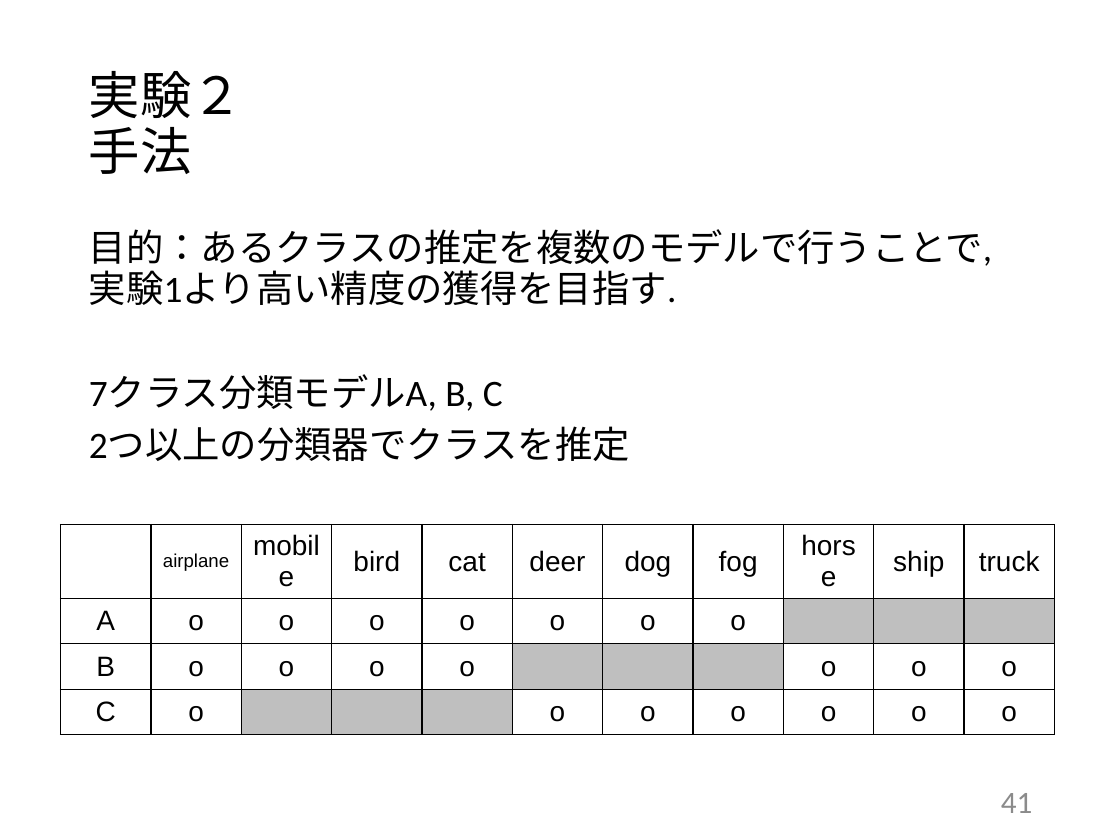
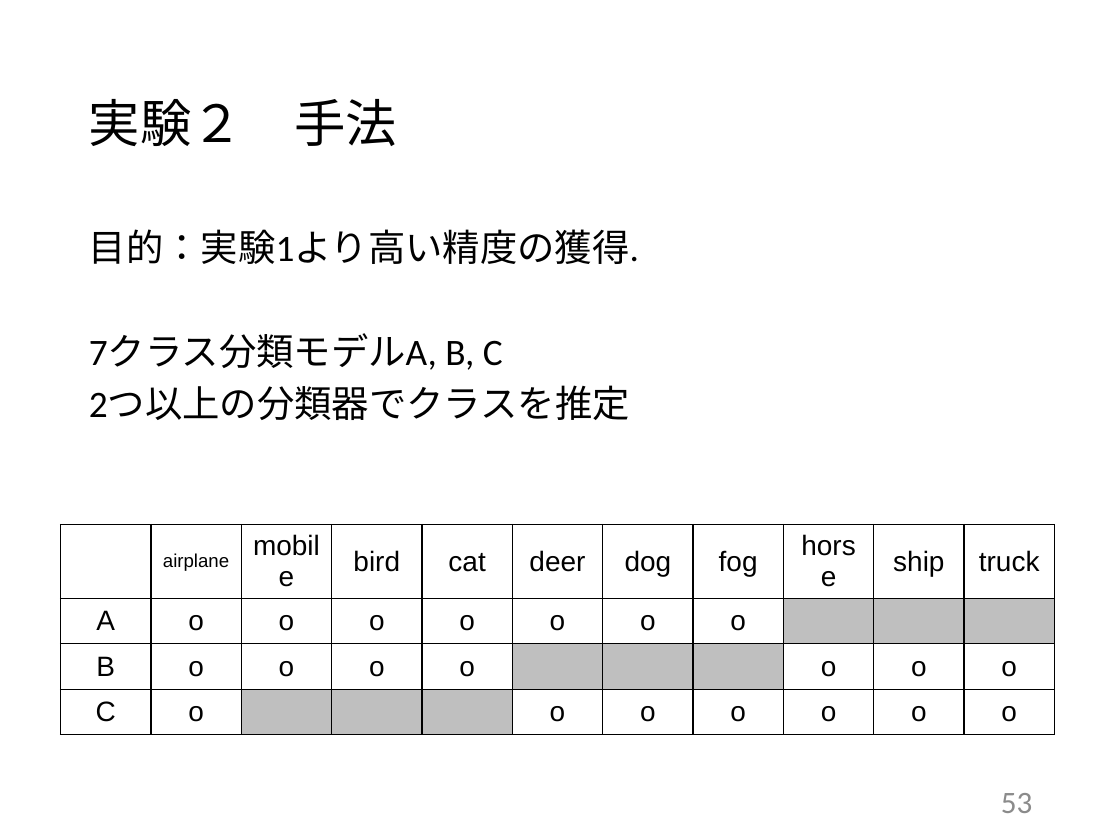
Before and after one commit to tatsuya-sugiyama/WeeklyReport, a slide deck: slide 53 of report/2020前期/2020_1st_sugiyama.pptx (slide 41 before the commit). Drawn at 1120x840 pixels with LibreOffice and Linux fonts; fonts in the diff are those of the drawing. Boxes give left, top, right and bottom in pixels: in the first picture for what was removed or moved away, otherwise in the second. Text is boxed around its words. In the diff, an @@ line names an element or a change of style, - is before the commit and + after.

```diff
--- a/report/2020前期/2020_1st_sugiyama.pptx
+++ b/report/2020前期/2020_1st_sugiyama.pptx
@@ title "実験２ 手法" rewrapped from (89,71,243,174) to (89,99,397,146) @@
@@ text at (89,229,639,264): text changed @@
-目的：あるクラスの推定を複数のモデルで行うことで, 実験1より高い精度の獲得を目指す.
+目的：実験1より高い精度の獲得.
@@ page number at (1001,793,1033,813): text changed @@
-41
+53
```
Also in this commit, not shown: 31 other slides changed, 17 slides added, 1 slide removed.
